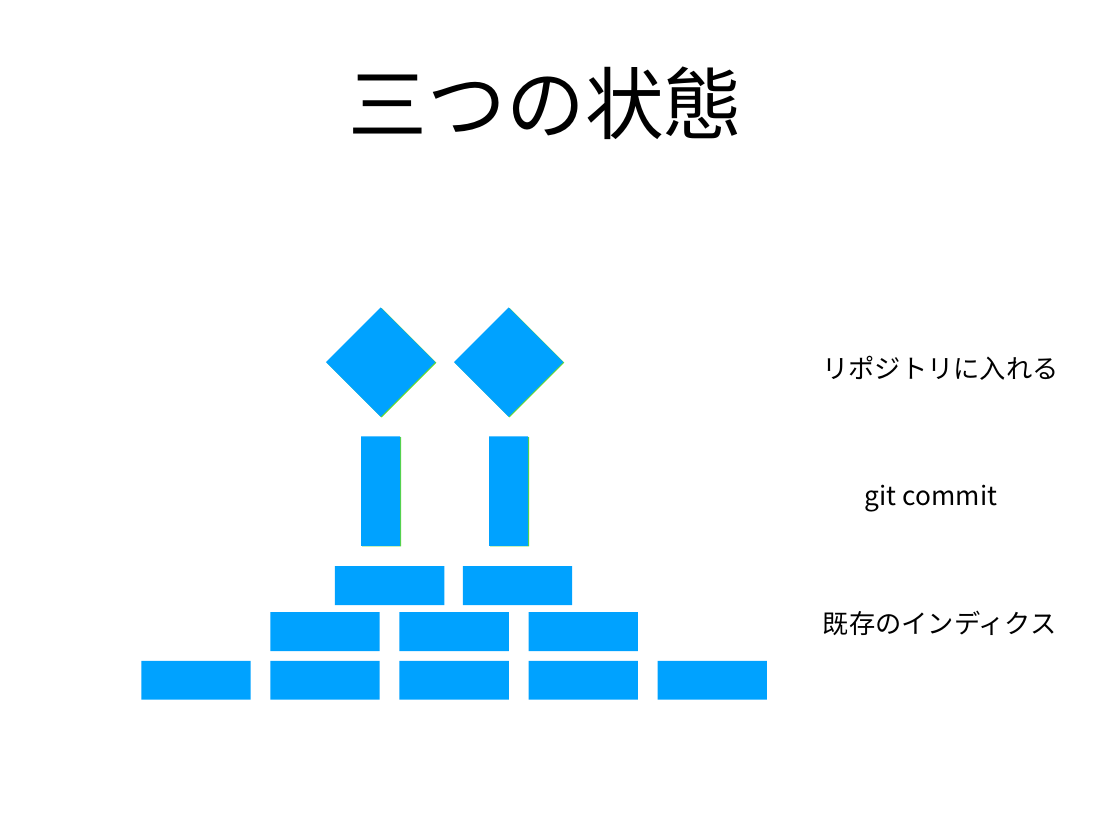
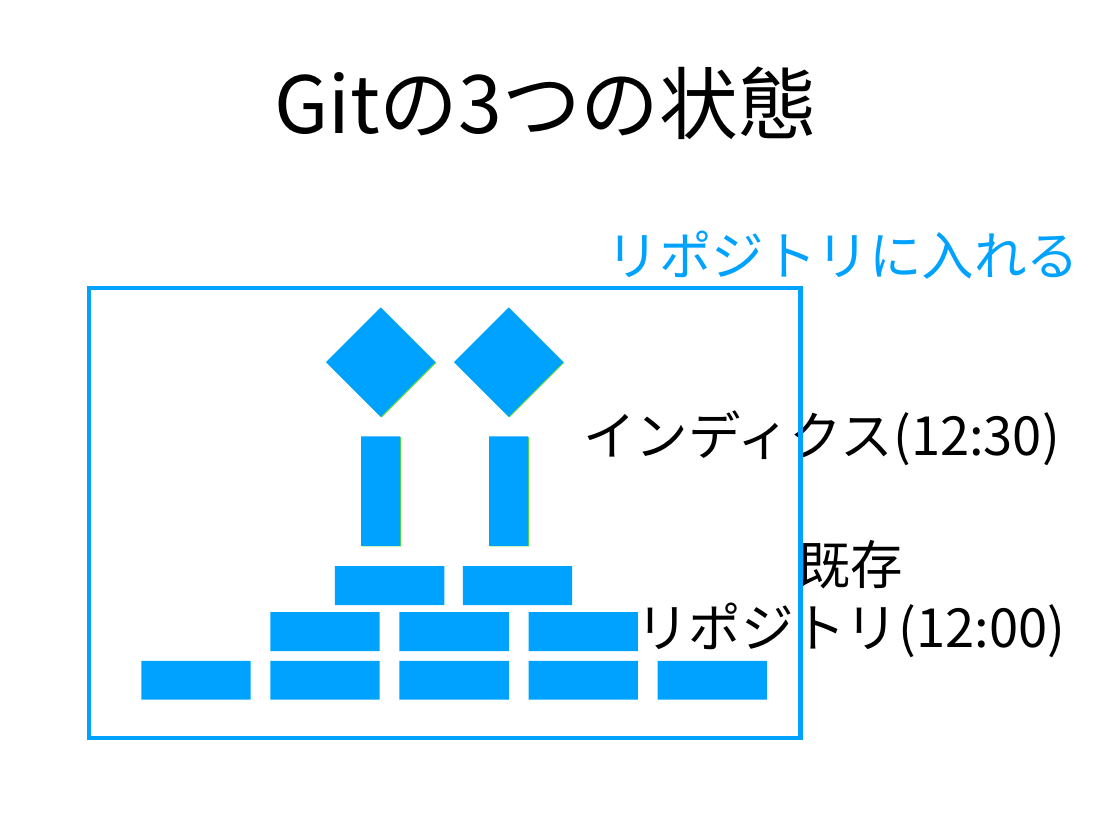
Before and after one commit to xu1718191411/NagoyaStudy, a slide deck: slide 11 of Git入門.pptx (slide 13 before the commit). Drawn at 1120x840 pixels with LibreOffice and Linux fonts; fonts in the diff are those of the drawing. Boxes give left, top, right and bottom in pixels: in the first picture for what was removed or moved away, otherwise in the second. Text is boxed around its words. In the diff, an @@ line names an element or a change of style, - is before the commit and + after.

```diff
--- a/Git入門.pptx
+++ b/Git入門.pptx
@@ text at (x1=274, y1=66, x2=817, y2=139): text changed @@
-三つの状態
+Gitの3つの状態
@@ text "リポジトリに入れる" moved from (x1=822, y1=355, x2=1058, y2=380) to (x1=607, y1=230, x2=1079, y2=288) @@
@@ text "リポジトリに入れる" at (x1=607, y1=230, x2=1079, y2=288): size 24 to 48 pt, text colour #000000 to #00A2FF @@
@@ rectangle added at (x1=89, y1=288, x2=801, y2=739), outline #00A2FF 4 pt @@
@@ text at (x1=584, y1=401, x2=1060, y2=468): text changed; size 24 to 48 pt @@
-既存のインディクス
+インディクス(12:30)
@@ text removed at (x1=865, y1=484, x2=997, y2=512) @@
-git commit
@@ text added at (x1=636, y1=531, x2=1065, y2=661), 48 pt, text #000000 @@
+既存
+リポジトリ(12:00)
```
Also in this commit, not shown: 10 other slides changed, 6 slides added, 7 slides removed, 1 other file.
